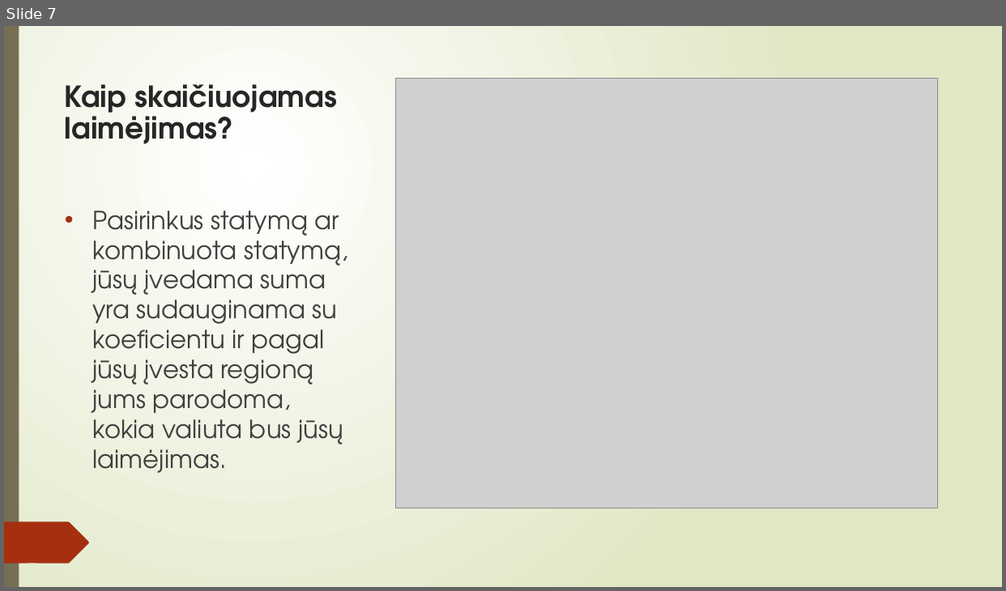
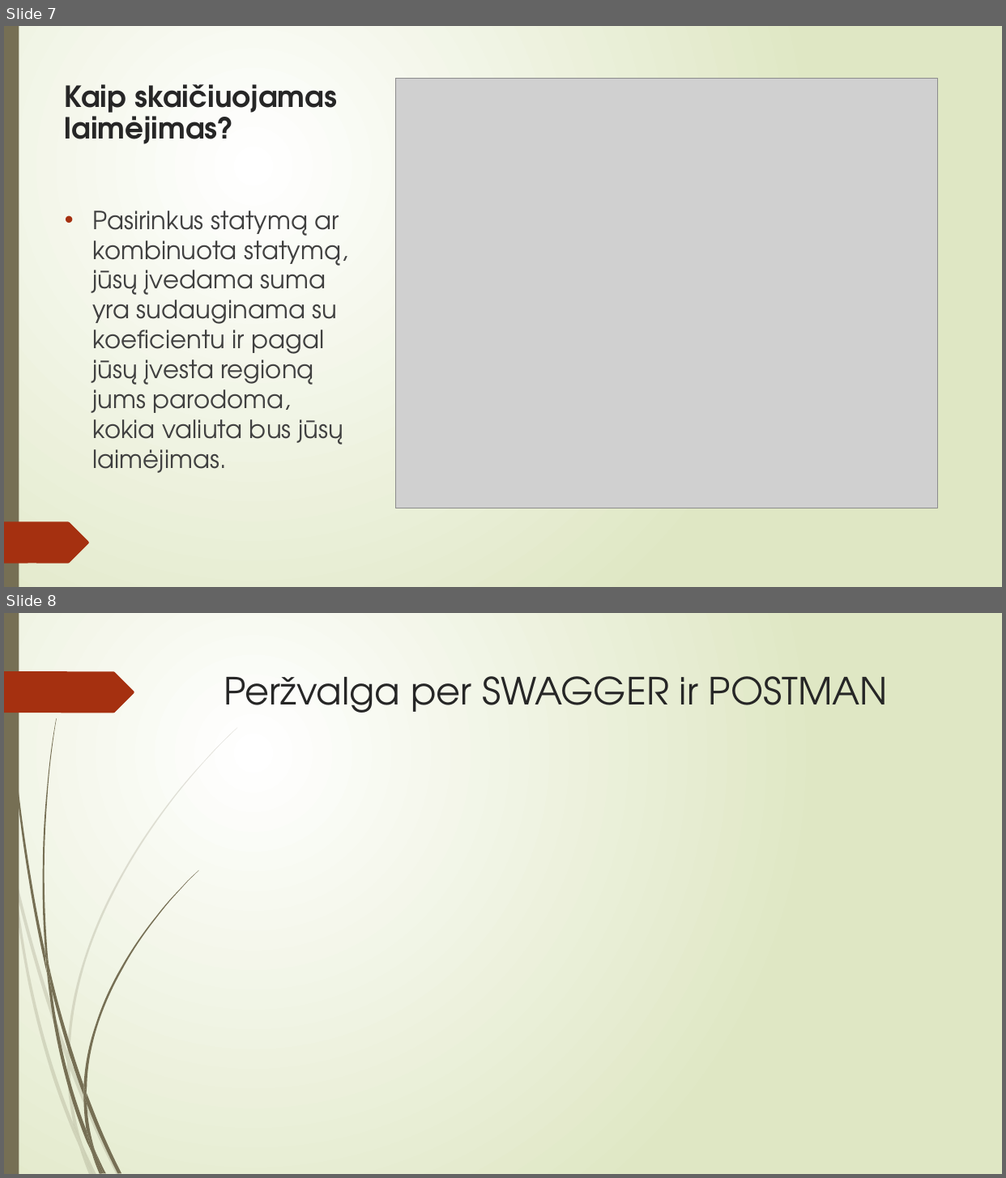
Before and after one commit to PetrasBukelis/WebServiceFinalProject, a slide deck: Bets4You Pristatymas.pptx. Shown one above the other, each under a label of ours: slide 7 before the commit, slides 7 and 8 after it. The pictures are 1006x591 and 1006x1178 pixels, drawn with LibreOffice and Linux fonts; fonts in the diff are those of the drawing; grey boxes stand for pictures. Boxes give left, top, right and bottom in pixels: in the first picture for what was removed or moved away, otherwise in the second. Text is boxed around its words. In the diff, an @@ line names an element or a change of style, - is before the commit and + after.

```diff
--- a/Bets4You Pristatymas.pptx
+++ b/Bets4You Pristatymas.pptx
@@ slide 8 added at box(4, 613, 1002, 1174), background gradient #FFFFFF to #DFE8C4; not listed: 23 template elements that a slide beside it also shows @@
@@ rectangle added at box(4, 613, 19, 1174), fill #766F54 @@
@@ title added at box(224, 676, 888, 713), 36 pt, text #262626 @@
+Peržvalga per SWAGGER ir POSTMAN
```
Also in this commit, not shown: 13 other slides added.
